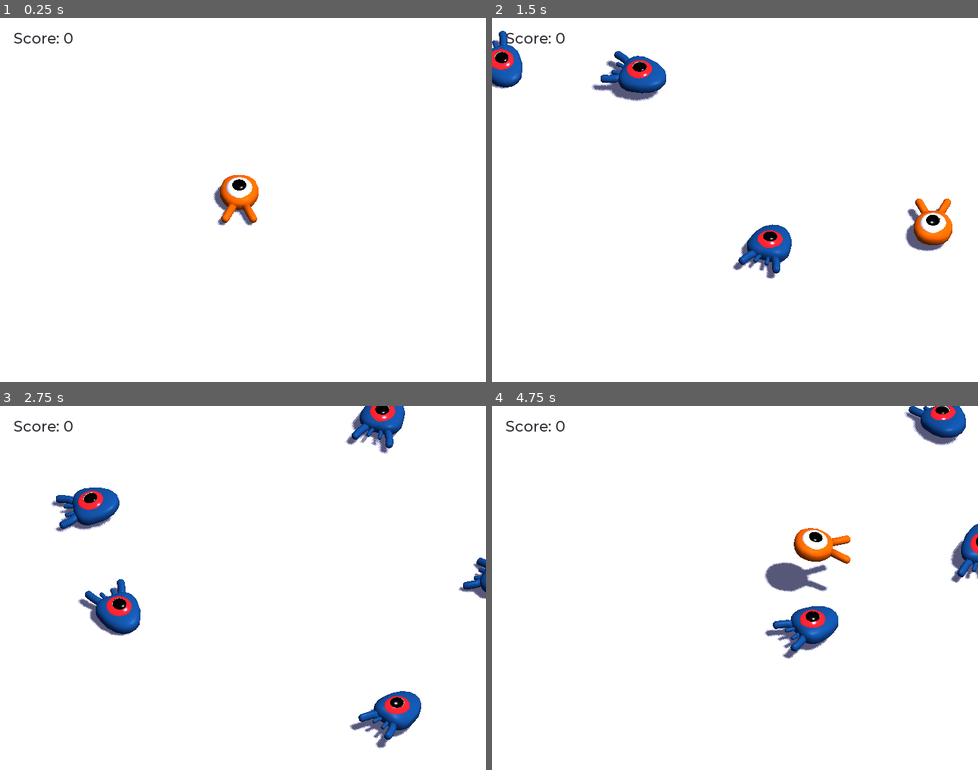
Above: before the commit, frames 1-4 (two rows, left to right).
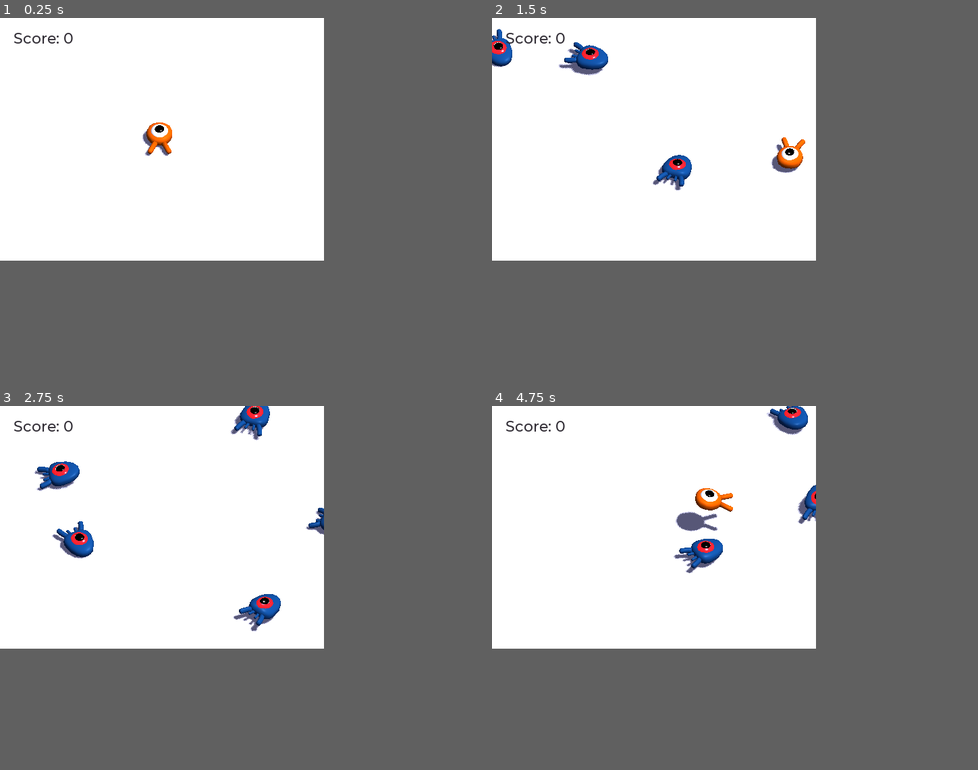
Above: after the commit, the same moments.

Repository: godotengine/godot-3d-dodge-the-creeps
Game: Godot game, scene res://Main.tscn
Same seed, same stepped clock (60 frames per second), same inputs: the game is played once before the commit and once after it.
Inputs:
- Up to frame 1 (0.25 s): no input
- Up to frame 2 (1.5 s): tap Enter (ui_accept) at 0.5 s; hold Right (move_right) 0.53-1.28 s; tap Space (jump) at 0.77 s; hold Down (move_down) from 1.28 s (still down)
- Up to frame 3 (2.75 s): tap Space (jump) at 1.52 s; release Down (move_down) at 2.03 s; hold Right (move_right) from 2.03 s (still down)
- Up to frame 4 (4.75 s): release Right (move_right) at 2.78 s; hold Up (move_up) 2.78-3.53 s; tap Space (jump) at 3.02, 3.77, 4.52 s; hold Left (move_left) from 3.53 s (still down)
In our replay, the window is 720x540 before the commit and 480x360 after it. These sizes can differ from the game's own. Grey fills any space a smaller window leaves; there, only what the larger window draws over its background counts as a difference.

The runs differ from the first frame. In frame 1, 1.1% of the frame differs, in the area x 29-54%, y 28-58%; in frame 2, 5.4%; in frame 3, 7.1%, in the area x 6-100%, y 0-95%; in frame 4, 6.1%.

Commit message:
Simplify scene and update code to match tutorial

Diff:
--- a/dodge_the_creeps_3d/Main.tscn
+++ b/dodge_the_creeps_3d/Main.tscn
@@ -14,36 +14,17 @@
 [sub_resource type="CubeMesh" id=2]
 size = Vector3( 60, 2, 60 )
 
-[sub_resource type="Curve3D" id=3]
+[sub_resource type="CylinderMesh" id=3]
+
+[sub_resource type="Curve3D" id=4]
 _data = {
 "points": PoolVector3Array( 0, 0, 0, 0, 0, 0, 12, 0, -15, 0, 0, 0, 0, 0, 0, -12, 0, -15, 0, 0, 0, 0, 0, 0, -12, 0, 16, 0, 0, 0, 0, 0, 0, 12, 0, 16, 0, 0, 0, 0, 0, 0, 12, 0, -15 ),
 "tilts": PoolRealArray( 0, 0, 0, 0, 0 )
 }
 
-[sub_resource type="CylinderMesh" id=4]
-
 [node name="Main" type="Node"]
 script = ExtResource( 1 )
 mob_scene = ExtResource( 3 )
-
-[node name="MobTimer" type="Timer" parent="."]
-wait_time = 0.5
-autostart = true
-
-[node name="CameraPivot" type="Position3D" parent="."]
-transform = Transform( 1, 0, 0, 0, 0.725915, -0.687785, 0, 0.687785, 0.725915, 0.183514, 0, 0 )
-
-[node name="Camera" type="Camera" parent="CameraPivot"]
-transform = Transform( 1, 0, 0, 0, -1.49012e-07, 1, 0, -1, -1.49012e-07, 0, 18.6509, 2.86102e-06 )
-projection = 1
-fov = 48.6
-size = 19.0
-
-[node name="Player" parent="." instance=ExtResource( 2 )]
-
-[node name="DirectionalLight" type="DirectionalLight" parent="."]
-transform = Transform( 0.5, -0.777049, 0.382355, 0, 0.441506, 0.897258, -0.866025, -0.448629, 0.220753, 0, 12.5592, 14.7757 )
-shadow_enabled = true
 
 [node name="Ground" type="StaticBody" parent="."]
 transform = Transform( 1, 0, 0, 0, 1, 0, 0, 0, 1, 0, -1, 0 )
@@ -57,42 +38,61 @@
 mesh = SubResource( 2 )
 material/0 = null
 
-[node name="SpawnPath" type="Path" parent="."]
-transform = Transform( 1, 0, 0, 0, 1, 0, 0, 0, 1, 0, 1, 0 )
-curve = SubResource( 3 )
+[node name="DirectionalLight" type="DirectionalLight" parent="."]
+transform = Transform( 0.5, -0.777049, 0.382355, 0, 0.441506, 0.897258, -0.866025, -0.448629, 0.220753, 0, 12.5592, 14.7757 )
+shadow_enabled = true
 
-[node name="SpawnLocation" type="PathFollow" parent="SpawnPath"]
-transform = Transform( 0.898021, 0, 0.439954, 0, 1, 0, -0.439954, 0, 0.898021, -12, 0, -11.9198 )
-offset = 26.9729
-rotation_mode = 1
-cubic_interp = false
-loop = false
+[node name="Player" parent="." instance=ExtResource( 2 )]
 
-[node name="Music" type="AudioStreamPlayer" parent="."]
-stream = ExtResource( 5 )
+[node name="CameraPivot" type="Position3D" parent="."]
+transform = Transform( 1, 0, 0, 0, 0.707107, 0.707107, 0, -0.707107, 0.707107, 0.183514, 0, 0 )
+
+[node name="Camera" type="Camera" parent="CameraPivot"]
+transform = Transform( 1, 0, 0, 0, 1, -2.98023e-08, 0, 2.98023e-08, 1, 0, 9.53674e-07, 19 )
+projection = 1
+fov = 48.6
+size = 19.0
 
 [node name="Cylinders" type="Spatial" parent="."]
 transform = Transform( 1, 0, 0, 0, 1, 0, 0, 0, 1, 8, 0, 0 )
 
 [node name="MeshInstance" type="MeshInstance" parent="Cylinders"]
 transform = Transform( 1, 0, 0, 0, 1, 0, 0, 0, 1, 4, 0, -15 )
-mesh = SubResource( 4 )
+mesh = SubResource( 3 )
 material/0 = null
 
 [node name="MeshInstance3" type="MeshInstance" parent="Cylinders"]
 transform = Transform( 1, 0, 0, 0, 1, 0, 0, 0, 1, -20, 0, -15 )
-mesh = SubResource( 4 )
+mesh = SubResource( 3 )
 material/0 = null
 
 [node name="MeshInstance2" type="MeshInstance" parent="Cylinders"]
 transform = Transform( 1, 0, 0, 0, 1, 0, 0, 0, 1, -20, 0, 16 )
-mesh = SubResource( 4 )
+mesh = SubResource( 3 )
 material/0 = null
 
 [node name="MeshInstance4" type="MeshInstance" parent="Cylinders"]
 transform = Transform( 1, 0, 0, 0, 1, 0, 0, 0, 1, 4, 0, 16 )
-mesh = SubResource( 4 )
+mesh = SubResource( 3 )
 material/0 = null
+
+[node name="SpawnPath" type="Path" parent="."]
+transform = Transform( 1, 0, 0, 0, 1, 0, 0, 0, 1, 0, 1, 0 )
+curve = SubResource( 4 )
+
+[node name="SpawnLocation" type="PathFollow" parent="SpawnPath"]
+transform = Transform( 0.181657, 0, 0.983363, 0, 1, 0, -0.983363, 0, 0.181657, -12, 0, -11.9198 )
+offset = 26.9729
+rotation_mode = 1
+cubic_interp = false
+loop = false
+
+[node name="MobTimer" type="Timer" parent="."]
+wait_time = 0.5
+autostart = true
+
+[node name="Music" type="AudioStreamPlayer" parent="."]
+stream = ExtResource( 5 )
 
 [node name="WorldEnvironment" type="WorldEnvironment" parent="."]
 environment = ExtResource( 4 )
--- a/dodge_the_creeps_3d/Player.gd
+++ b/dodge_the_creeps_3d/Player.gd
@@ -28,7 +28,7 @@
 	if direction.length() > 0:
 		# In the lines below, we turn the character when moving and make the animation play faster.
 		direction = direction.normalized()
-		look_at(translation + direction, Vector3.UP)
+		$Pivot.look_at(translation + direction, Vector3.UP)
 		$AnimationPlayer.playback_speed = 4
 	else:
 		$AnimationPlayer.playback_speed = 1
--- a/dodge_the_creeps_3d/Player.tscn
+++ b/dodge_the_creeps_3d/Player.tscn
@@ -49,7 +49,7 @@
 transform = Transform( 1, 0, 0, 0, 1, 0, 0, 0, 1, 0.153214, 0, 0 )
 
 [node name="Character" parent="Pivot" instance=ExtResource( 2 )]
-transform = Transform( 1, 0, 0, 0, 0.987214, 0.1594, 0, -0.1594, 0.987214, 0, 0.348069, 0 )
+transform = Transform( 1, 0, 0, 0, 0.999168, -0.0407743, 0, 0.0407743, 0.999168, 0, 0.331418, 0 )
 
 [node name="CollisionShape" type="CollisionShape" parent="."]
 transform = Transform( 1, 0, 0, 0, 1, 0, 0, 0, 1, 0, 0.771765, 0 )
--- a/dodge_the_creeps_3d/project.godot
+++ b/dodge_the_creeps_3d/project.godot
@@ -27,6 +27,8 @@
 
 window/size/width=720
 window/size/height=540
+window/size/test_width=480
+window/size/test_height=360
 
 [input]
 
@@ -34,7 +36,6 @@
 "deadzone": 0.5,
 "events": [ Object(InputEventKey,"resource_local_to_scene":false,"resource_name":"","device":0,"alt":false,"shift":false,"control":false,"meta":false,"command":false,"pressed":false,"scancode":16777231,"unicode":0,"echo":false,"script":null)
 , Object(InputEventKey,"resource_local_to_scene":false,"resource_name":"","device":0,"alt":false,"shift":false,"control":false,"meta":false,"command":false,"pressed":false,"scancode":65,"unicode":0,"echo":false,"script":null)
-, Object(InputEventJoypadButton,"resource_local_to_scene":false,"resource_name":"","device":0,"button_index":14,"pressure":0.0,"pressed":false,"script":null)
 , Object(InputEventJoypadMotion,"resource_local_to_scene":false,"resource_name":"","device":0,"axis":0,"axis_value":-1.0,"script":null)
  ]
 }
@@ -42,7 +43,6 @@
 "deadzone": 0.5,
 "events": [ Object(InputEventKey,"resource_local_to_scene":false,"resource_name":"","device":0,"alt":false,"shift":false,"control":false,"meta":false,"command":false,"pressed":false,"scancode":16777233,"unicode":0,"echo":false,"script":null)
 , Object(InputEventKey,"resource_local_to_scene":false,"resource_name":"","device":0,"alt":false,"shift":false,"control":false,"meta":false,"command":false,"pressed":false,"scancode":68,"unicode":0,"echo":false,"script":null)
-, Object(InputEventJoypadButton,"resource_local_to_scene":false,"resource_name":"","device":0,"button_index":15,"pressure":0.0,"pressed":false,"script":null)
 , Object(InputEventJoypadMotion,"resource_local_to_scene":false,"resource_name":"","device":0,"axis":0,"axis_value":1.0,"script":null)
  ]
 }
@@ -50,7 +50,6 @@
 "deadzone": 0.5,
 "events": [ Object(InputEventKey,"resource_local_to_scene":false,"resource_name":"","device":0,"alt":false,"shift":false,"control":false,"meta":false,"command":false,"pressed":false,"scancode":16777232,"unicode":0,"echo":false,"script":null)
 , Object(InputEventKey,"resource_local_to_scene":false,"resource_name":"","device":0,"alt":false,"shift":false,"control":false,"meta":false,"command":false,"pressed":false,"scancode":87,"unicode":0,"echo":false,"script":null)
-, Object(InputEventJoypadButton,"resource_local_to_scene":false,"resource_name":"","device":0,"button_index":12,"pressure":0.0,"pressed":false,"script":null)
 , Object(InputEventJoypadMotion,"resource_local_to_scene":false,"resource_name":"","device":0,"axis":1,"axis_value":-1.0,"script":null)
  ]
 }
@@ -58,7 +57,6 @@
 "deadzone": 0.5,
 "events": [ Object(InputEventKey,"resource_local_to_scene":false,"resource_name":"","device":0,"alt":false,"shift":false,"control":false,"meta":false,"command":false,"pressed":false,"scancode":16777234,"unicode":0,"echo":false,"script":null)
 , Object(InputEventKey,"resource_local_to_scene":false,"resource_name":"","device":0,"alt":false,"shift":false,"control":false,"meta":false,"command":false,"pressed":false,"scancode":83,"unicode":0,"echo":false,"script":null)
-, Object(InputEventJoypadButton,"resource_local_to_scene":false,"resource_name":"","device":0,"button_index":13,"pressure":0.0,"pressed":false,"script":null)
 , Object(InputEventJoypadMotion,"resource_local_to_scene":false,"resource_name":"","device":0,"axis":1,"axis_value":1.0,"script":null)
  ]
 }
Not shown: 1 places in dodge_the_creeps_3d/Main.tscn that only renumber resources
